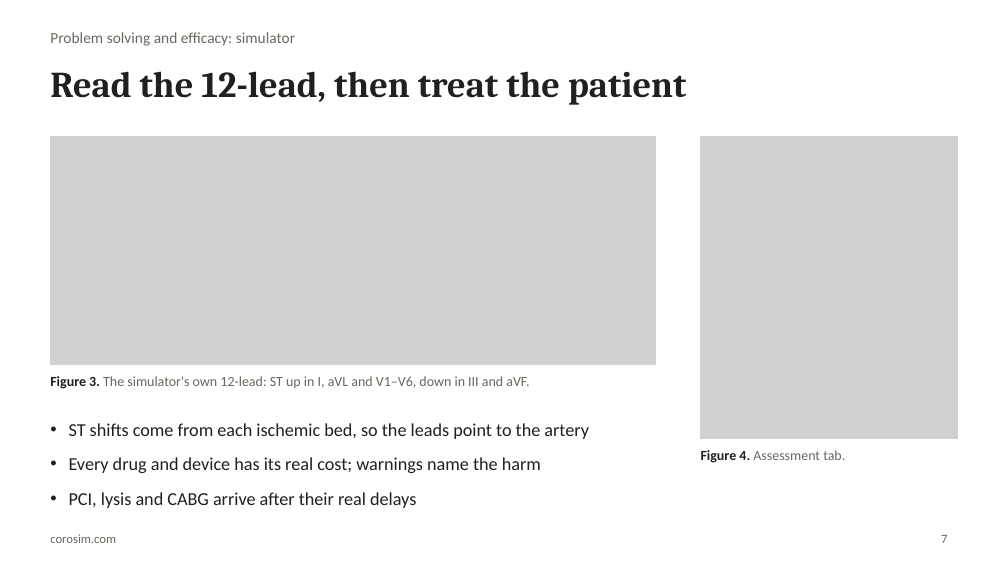
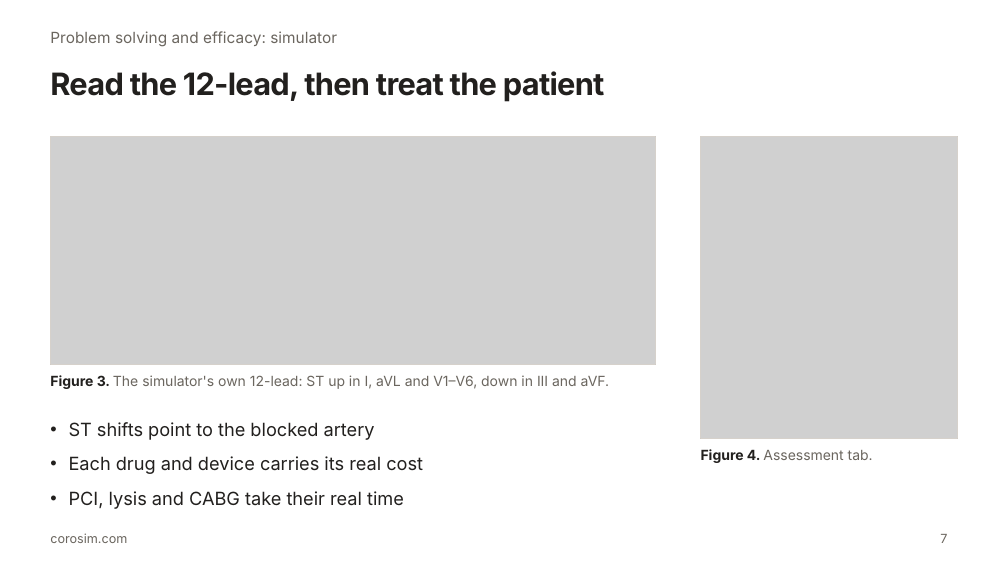
Before and after one commit to sirpravnp/corosim, a slide deck: slide 7 of docs/acc-sim-competition/CoroSim_ACC_Cardio_Sim_Creator.pptx. Drawn at 1008x567 pixels with LibreOffice and Linux fonts; fonts in the diff are those of the drawing; grey boxes stand for pictures. Boxes give left, top, right and bottom in pixels: in the first picture for what was removed or moved away, otherwise in the second. Text is boxed around its words. In the diff, an @@ line names an element or a change of style, - is before the commit and + after.

```diff
--- a/docs/acc-sim-competition/CoroSim_ACC_Cardio_Sim_Creator.pptx
+++ b/docs/acc-sim-competition/CoroSim_ACC_Cardio_Sim_Creator.pptx
@@ title "Read the 12-lead, then treat ..." at [50,71,605,102]: size 26 to 22 pt, font Cambria to Inter, letter spacing 0 to -0.5 pt @@
@@ text at [69,422,423,509]: text changed; font Calibri to Inter @@
-• ST shifts come from each ischemic bed, so the leads point to the artery
-• Every drug and device has its real cost; warnings name the harm
-• PCI, lysis and CABG arrive after their real delays
+• ST shifts point to the blocked artery
+• Each drug and device carries its real cost
+• PCI, lysis and CABG take their real time
@@ font Calibri to Inter in 4 elements at [50,31,337,47], [50,375,610,389], [701,449,873,463], [50,533,127,543] @@
```
Also in this commit, not shown: 18 other slides changed, 1 other file.
